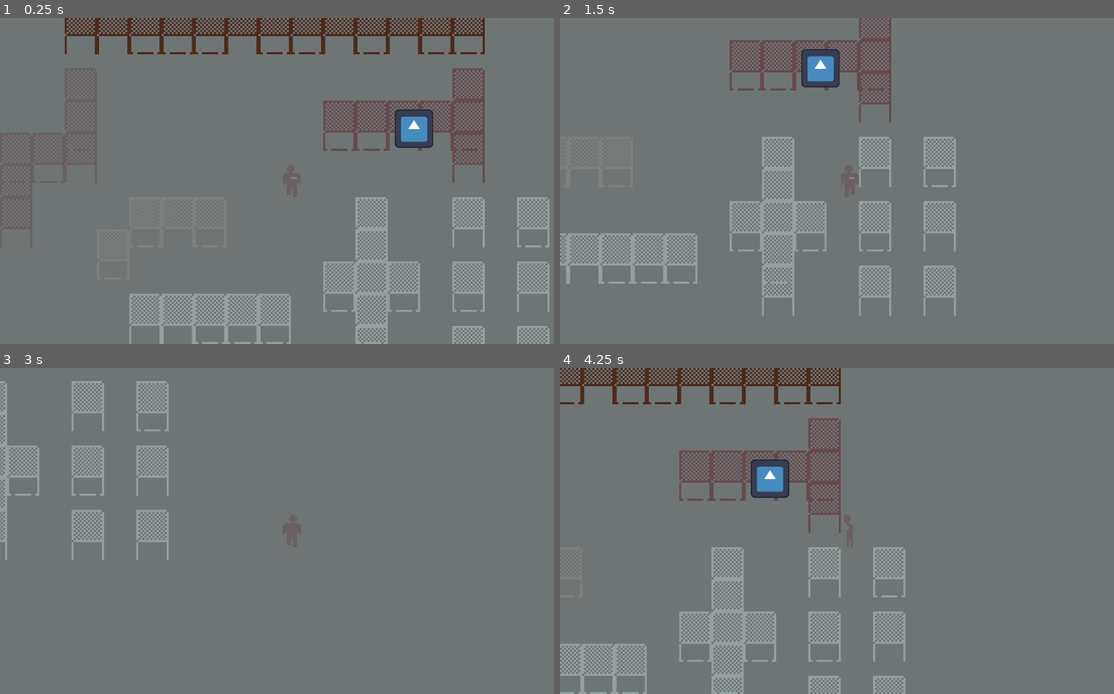
Above: before the commit, frames 1-4 (two rows, left to right).
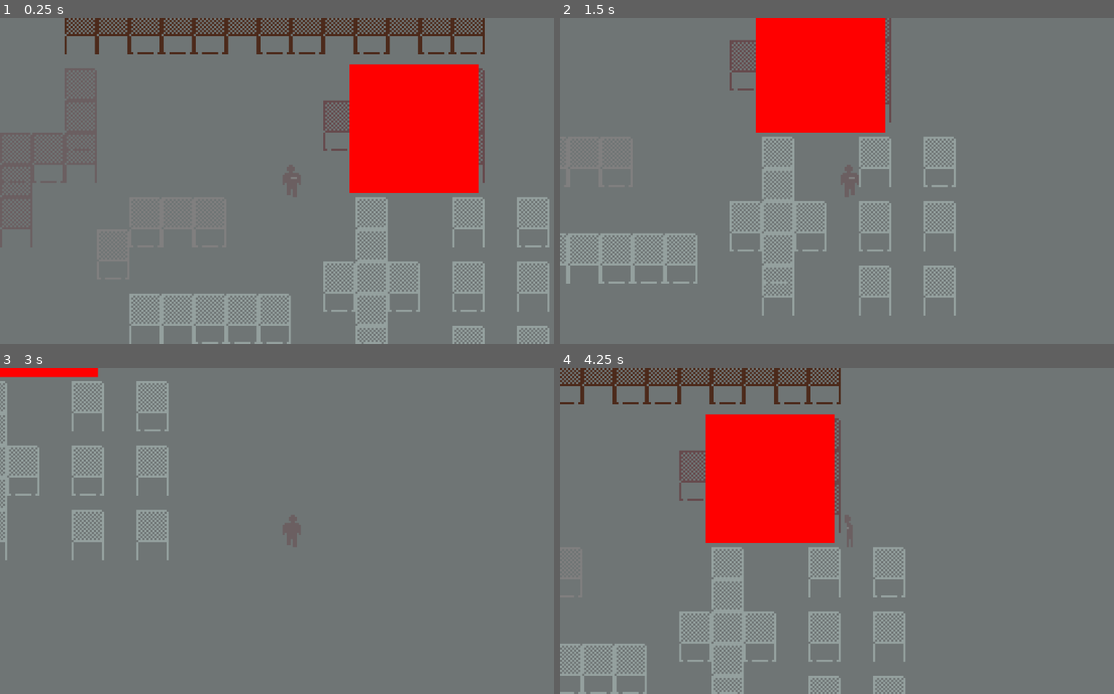
Above: after the commit, the same moments.

Repository: impstudio2024/gwj74
Game: Godot game, scene res://scenes/polygon_level.tscn
Two runs of this game, one before a commit and one after it. Both use one fixed random seed, a clock stepped at 60 frames per second and the inputs below. The engine's default icon, where the game draws it, is replaced by a stand-in: a white triangle on a blue panel in a dark square.
Inputs:
- Up to frame 1 (0.25 s): no input
- Up to frame 2 (1.5 s): tap Enter (ui_accept) at 0.5, 0.77 s; hold D (move_right) 0.53-1.28 s; hold S (move_down) from 1.28 s (still down)
- Up to frame 3 (3 s): tap Enter (ui_accept) at 1.52 s; release S (move_down) at 2.03 s; hold D (move_right) 2.03-2.78 s; hold W (move_up) from 2.78 s (still down)
- Up to frame 4 (4.25 s): tap Enter (ui_accept) at 3.02, 3.77 s; release W (move_up) at 3.53 s; hold A (move_left) from 3.53 s (still down)

The runs differ from the first frame. In frame 1, 9.2% of the frame differs, in the area x 63-87%, y 14-54%; in frame 2, 8.2%; in frame 3, 0.5%; in frame 4, 9.2%.

Commit message:
simple transparent object

Diff:
--- a/godotwildjam2024_2dtopdownhorror/scenes/interactable_object_example.tscn
+++ b/godotwildjam2024_2dtopdownhorror/scenes/interactable_object_example.tscn
@@ -1,7 +1,8 @@
-[gd_scene load_steps=4 format=3 uid="uid://dfnqfn3hxy1gg"]
+[gd_scene load_steps=5 format=3 uid="uid://dfnqfn3hxy1gg"]
 
 [ext_resource type="Script" path="res://scripts/interactable_object_example.gd" id="1_o87ux"]
 [ext_resource type="Texture2D" uid="uid://bih40837wi5jj" path="res://icon.svg" id="2_5pcej"]
+[ext_resource type="PackedScene" uid="uid://dvxqbgygomabi" path="res://scenes/transparent_object.tscn" id="3_kev8k"]
 
 [sub_resource type="RectangleShape2D" id="RectangleShape2D_bxf2h"]
 
@@ -14,3 +15,5 @@
 [node name="Icon" type="Sprite2D" parent="."]
 scale = Vector2(0.15, 0.15)
 texture = ExtResource("2_5pcej")
+
+[node name="TransparentObject" parent="." instance=ExtResource("3_kev8k")]
--- a/godotwildjam2024_2dtopdownhorror/scenes/player.tscn
+++ b/godotwildjam2024_2dtopdownhorror/scenes/player.tscn
@@ -91,6 +91,9 @@
 [sub_resource type="CircleShape2D" id="CircleShape2D_366kv"]
 radius = 4.0
 
+[sub_resource type="CircleShape2D" id="CircleShape2D_efsyn"]
+radius = 0.0
+
 [node name="Player" type="CharacterBody2D"]
 script = ExtResource("1_jaktl")
 
@@ -107,3 +110,9 @@
 [node name="Collision" type="CollisionShape2D" parent="InteractionArea"]
 position = Vector2(0, 5)
 shape = SubResource("CircleShape2D_366kv")
+
+[node name="PlayerTransparencyController" type="Area2D" parent="."]
+
+[node name="Collision" type="CollisionShape2D" parent="PlayerTransparencyController"]
+position = Vector2(-0.0139503, 6.86828)
+shape = SubResource("CircleShape2D_efsyn")
--- /dev/null
+++ b/godotwildjam2024_2dtopdownhorror/scenes/transparent_object.tscn
@@ -0,0 +1,19 @@
+[gd_scene load_steps=4 format=3 uid="uid://dvxqbgygomabi"]
+
+[ext_resource type="Script" path="res://scripts/transparent_object.gd" id="1_l8qty"]
+[ext_resource type="Texture2D" uid="uid://dhyw0poqknwnp" path="res://sprites/transparency_check.png" id="2_g4pka"]
+
+[sub_resource type="RectangleShape2D" id="RectangleShape2D_du12q"]
+size = Vector2(64, 64)
+
+[node name="TransparentObject" type="Area2D"]
+script = ExtResource("1_l8qty")
+
+[node name="Sprite" type="Sprite2D" parent="."]
+texture = ExtResource("2_g4pka")
+
+[node name="CollisionShape2D" type="CollisionShape2D" parent="."]
+shape = SubResource("RectangleShape2D_du12q")
+
+[connection signal="area_entered" from="." to="." method="_on_area_entered"]
+[connection signal="area_exited" from="." to="." method="_on_area_exited"]
--- /dev/null
+++ b/godotwildjam2024_2dtopdownhorror/scripts/transparent_object.gd
@@ -0,0 +1,22 @@
+extends Area2D
+
+var fading = ""
+func _ready():
+	pass # Replace with function body.
+
+func _process(delta):
+	if fading == "fading" and $Sprite.modulate[3] > 0:
+		$Sprite.modulate[3] -= 0.05
+	if fading == "unfading" and $Sprite.modulate[3] < 1:
+		$Sprite.modulate[3] += 0.05
+
+
+
+func _on_area_entered(area):
+	if area.name == "PlayerTransparencyController":
+		fading = "fading"
+
+
+func _on_area_exited(area):
+	if area.name == "PlayerTransparencyController":
+		fading = "unfading"
Not shown: 1 places in godotwildjam2024_2dtopdownhorror/scenes/player.tscn that only renumber resources
Binary file added: godotwildjam2024_2dtopdownhorror/sprites/transparency_check.png
Not shown, added: godotwildjam2024_2dtopdownhorror/sprites/transparency_check.png.import
